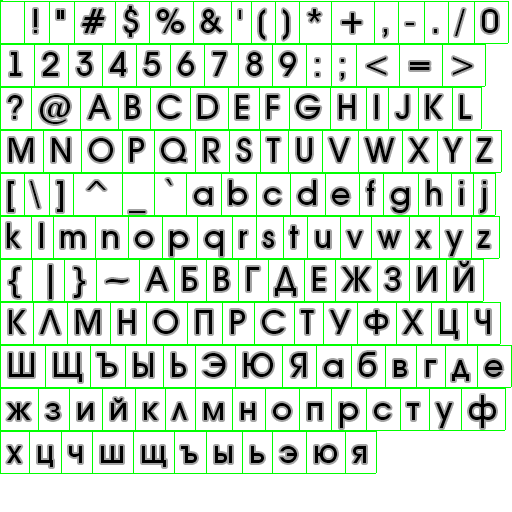
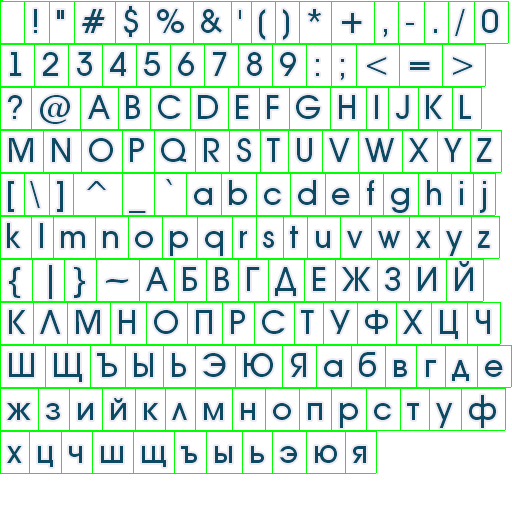
Before/after of a w=512, h=512 layered artwork. What changed in the layer stack:
pixels changed over <box>5,4,505,469</box> (layer not identified)
